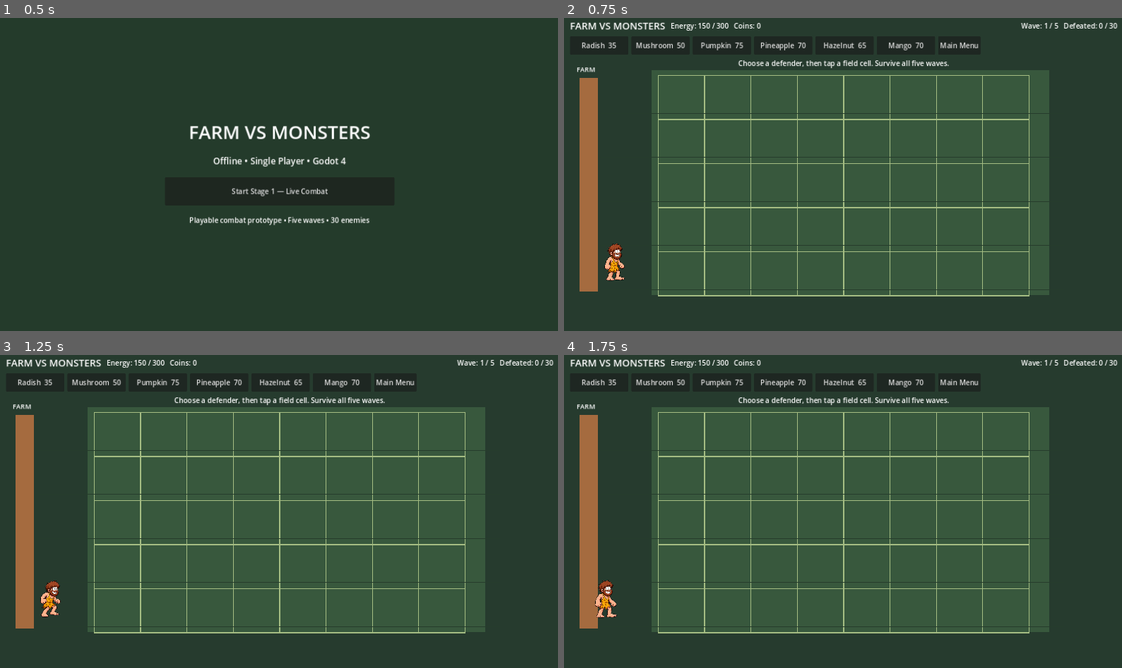
Above: before the commit, frames 1-4 (two rows, left to right).
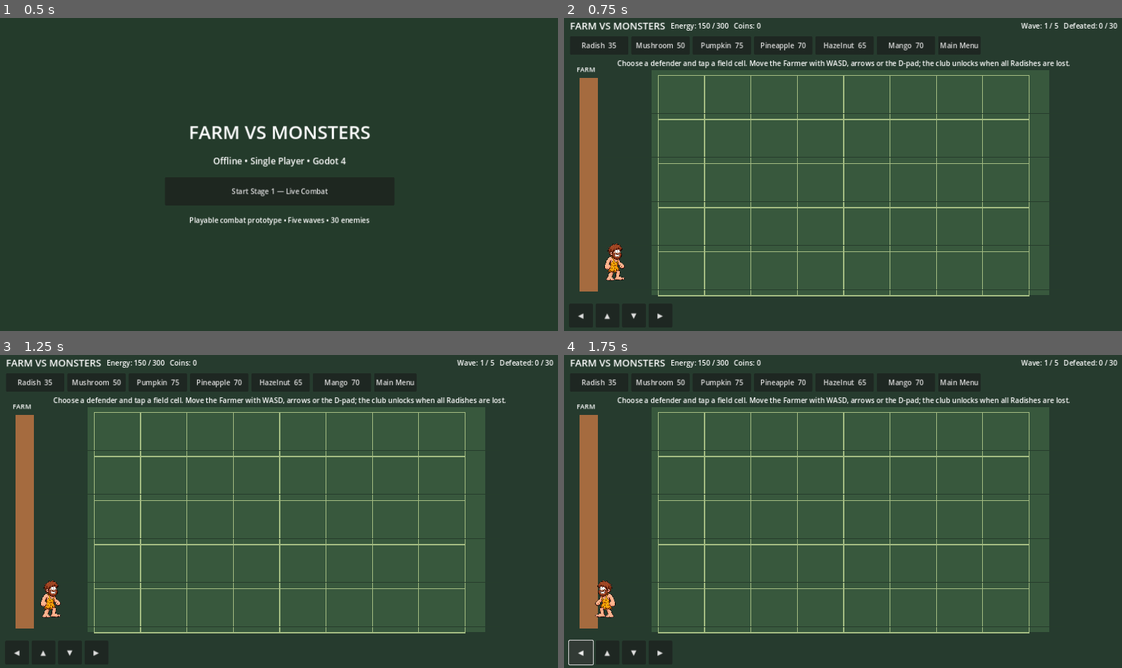
Above: after the commit, the same moments.

Repository: waelkamira/FarmVsMonsters
Game: Godot game, scene res://scenes/main.tscn
Two runs of this game, one before a commit and one after it. Both use one fixed random seed, a clock stepped at 60 frames per second and the inputs below.
Inputs (mouse positions are in pixels of both pictures, inside the frame that each line leads up to):
- Up to frame 1 (0.5 s): no input
- Up to frame 2 (0.75 s): click "Start Stage 1 — Live Combat" at 0.5 s
- Up to frame 3 (1.25 s): no input
- Up to frame 4 (1.75 s): click (580, 652) at 1.25 s, where only the run after the commit has a clickable "◀"

Frame 1 is identical in both runs. In frame 2, 1.0% of the frame differs, in the area x 2-91%, y 13-97%; in frame 3, 1.2%; in frame 4, 1.3%, in the area x 0-91%, y 13-100%.

Commit message:
Add Farmer movement controls and emergency club combat
Connect Farmer idle, walk, run and club attack sheets, add keyboard and touch D-pad movement, and port the emergency melee unlock and canonical damage/reach values.

Diff:
--- a/godot/scripts/live_battle.gd
+++ b/godot/scripts/live_battle.gd
@@ -11,6 +11,9 @@
 const CELL_WIDTH := 105.0
 const LANE_Y := [190.0, 290.0, 390.0, 490.0, 590.0]
 const HOUSE_X := 76.0
+const FARMER_MOVE_SPEED := 115.0
+const FARMER_CLUB_DAMAGE := 42.0
+const FARMER_CLUB_REACH := 112.0
 const PLANT_OPTIONS := ["radish", "mushroom", "pumpkin", "pineapple", "hazelnut", "mango"]
 const PLANT_TEXTURES := {
 	"radish": "res://assets/plants/radish-level-1.png",
@@ -48,6 +51,11 @@
 var wave_label: Label
 var rng := RandomNumberGenerator.new()
 var farmer_sprite: AnimatedSprite2D
+var attack_button: Button
+var has_planted_defender := false
+var farmer_is_moving := false
+var farmer_locomotion_animation := "idle"
+var farmer_touch_directions := {"left": false, "right": false, "up": false, "down": false}
 var sprite_frames_cache: Dictionary = {}
 var monster_sprite_frames: SpriteFrames
 
@@ -69,6 +77,7 @@
 		queue_redraw()
 		return
 	_update_projectiles(delta)
+	_update_farmer(delta)
 	_update_wave_progress()
 	_refresh_hud()
 	queue_redraw()
@@ -115,7 +124,8 @@
 	status_label.horizontal_alignment = HORIZONTAL_ALIGNMENT_CENTER
 	layout.add_child(status_label)
 	_refresh_hud()
-	status_label.text = "Choose a defender, then tap a field cell. Survive all five waves."
+	status_label.text = "Choose a defender and tap a field cell. Move the Farmer with WASD, arrows or the D-pad; the club unlocks when all Radishes are lost."
+	_build_farmer_controls()
 
 func _make_sheet_sprite(texture_path: String, columns: int, rows: int, fps: float,
 		sprite_scale: float, animate_all_frames: bool = false) -> AnimatedSprite2D:
@@ -199,12 +209,150 @@
 		sprite.queue_free()
 
 func _create_farmer_sprite() -> void:
-	farmer_sprite = _make_sheet_sprite(
-		"res://assets/characters/farmer/farmer-idle.png", 2, 2, 3.0, 0.25, true)
-	if farmer_sprite != null:
-		farmer_sprite.position = Vector2(112.0, 565.0)
-		farmer_sprite.z_index = 12
-		add_child(farmer_sprite)
+	var frames := SpriteFrames.new()
+	_append_sheet_animation(frames, "idle", "res://assets/characters/farmer/farmer-idle.png", 2, 2, 1.5, true)
+	_append_sheet_animation(frames, "walk", "res://assets/characters/farmer/farmer-walk.png", 8, 1, 6.0, true)
+	_append_sheet_animation(frames, "run", "res://assets/characters/farmer/farmer-run.png", 6, 1, 8.0, true)
+	_append_sheet_animation(frames, "attack", "res://assets/characters/farmer/farmer-attack.png", 6, 1, 8.0, false)
+	farmer_sprite = AnimatedSprite2D.new()
+	farmer_sprite.sprite_frames = frames
+	farmer_sprite.animation = "idle"
+	farmer_sprite.scale = Vector2.ONE * 0.25
+	farmer_sprite.position = Vector2(112.0, 565.0)
+	farmer_sprite.z_index = 12
+	farmer_sprite.animation_finished.connect(_on_farmer_animation_finished)
+	add_child(farmer_sprite)
+	farmer_sprite.play("idle")
+
+func _build_farmer_controls() -> void:
+	var control_row := HBoxContainer.new()
+	control_row.set_anchors_and_offsets_preset(Control.PRESET_BOTTOM_WIDE)
+	control_row.offset_left = 18.0
+	control_row.offset_right = -18.0
+	control_row.offset_top = -62.0
+	control_row.offset_bottom = -8.0
+	control_row.add_theme_constant_override("separation", 8)
+	add_child(control_row)
+	var directions := HBoxContainer.new()
+	directions.add_theme_constant_override("separation", 6)
+	control_row.add_child(directions)
+	var direction_buttons := [
+		["left", "◀"], ["up", "▲"], ["down", "▼"], ["right", "▶"]
+	]
+	for item in direction_buttons:
+		var direction: String = item[0]
+		var button := Button.new()
+		button.text = item[1]
+		button.custom_minimum_size = Vector2(54.0, 48.0)
+		button.button_down.connect(_set_farmer_touch_direction.bind(direction, true))
+		button.button_up.connect(_set_farmer_touch_direction.bind(direction, false))
+		directions.add_child(button)
+	var spacer := Control.new()
+	spacer.size_flags_horizontal = Control.SIZE_EXPAND_FILL
+	control_row.add_child(spacer)
+	attack_button = Button.new()
+	attack_button.text = "CLUB"
+	attack_button.custom_minimum_size = Vector2(112.0, 48.0)
+	attack_button.visible = false
+	attack_button.pressed.connect(_farmer_attack)
+	control_row.add_child(attack_button)
+
+func _set_farmer_touch_direction(direction: String, pressed: bool) -> void:
+	farmer_touch_directions[direction] = pressed
+
+func _on_farmer_animation_finished() -> void:
+	if farmer_sprite == null or not is_instance_valid(farmer_sprite):
+		return
+	if farmer_sprite.animation == "attack":
+		farmer_sprite.play(farmer_locomotion_animation)
+
+func _update_farmer(delta: float) -> void:
+	if farmer_sprite == null or not is_instance_valid(farmer_sprite):
+		return
+	var horizontal := 0.0
+	var vertical := 0.0
+	if Input.is_key_pressed(KEY_A) or Input.is_key_pressed(KEY_LEFT):
+		horizontal -= 1.0
+	if Input.is_key_pressed(KEY_D) or Input.is_key_pressed(KEY_RIGHT):
+		horizontal += 1.0
+	if Input.is_key_pressed(KEY_W) or Input.is_key_pressed(KEY_UP):
+		vertical -= 1.0
+	if Input.is_key_pressed(KEY_S) or Input.is_key_pressed(KEY_DOWN):
+		vertical += 1.0
+	var touch_moving := false
+	if farmer_touch_directions.left:
+		horizontal -= 1.0
+		touch_moving = true
+	if farmer_touch_directions.right:
+		horizontal += 1.0
+		touch_moving = true
+	if farmer_touch_directions.up:
+		vertical -= 1.0
+		touch_moving = true
+	if farmer_touch_directions.down:
+		vertical += 1.0
+		touch_moving = true
+	var movement := Vector2(horizontal, vertical)
+	if movement.length_squared() > 1.0:
+		movement = movement.normalized()
+	farmer_is_moving = movement.length_squared() > 0.001
+	if farmer_is_moving:
+		var move_speed := FARMER_MOVE_SPEED * (0.78 if touch_moving else 1.0)
+		farmer_sprite.position += movement * move_speed * delta
+		farmer_sprite.position.x = clampf(farmer_sprite.position.x, 105.0, 1010.0)
+		farmer_sprite.position.y = clampf(farmer_sprite.position.y, LANE_Y[0] - 22.0, LANE_Y[4] + 22.0)
+		if absf(movement.x) > 0.01:
+			farmer_sprite.scale.x = absf(farmer_sprite.scale.x) * signf(movement.x)
+		farmer_locomotion_animation = "walk" if touch_moving else "run"
+	else:
+		farmer_locomotion_animation = "idle"
+	if farmer_sprite.animation != "attack":
+		if farmer_sprite.animation != farmer_locomotion_animation:
+			farmer_sprite.play(farmer_locomotion_animation)
+
+func _farmer_can_attack() -> bool:
+	if not has_planted_defender:
+		return false
+	for plant in plants:
+		if plant.alive and plant.type == "radish":
+			return false
+	return true
+
+func _farmer_attack() -> void:
+	if game_state != "running":
+		return
+	if farmer_sprite == null or not is_instance_valid(farmer_sprite):
+		return
+	if not _farmer_can_attack():
+		status_label.text = "The club is an emergency defense. It unlocks after all planted Radishes are lost."
+		return
+	if farmer_sprite != null and is_instance_valid(farmer_sprite):
+		farmer_sprite.play("attack")
+	var nearest_row := 0
+	var nearest_lane_distance := INF
+	for row in range(Rules.BOARD_ROWS):
+		var lane_distance := absf(float(LANE_Y[row]) - farmer_sprite.position.y)
+		if lane_distance < nearest_lane_distance:
+			nearest_lane_distance = lane_distance
+			nearest_row = row
+	var target: Variant = Rules.select_farmer_melee_target(
+		monsters, nearest_row, farmer_sprite.position.x, FARMER_CLUB_REACH)
+	if target == null:
+		status_label.text = "No monster is close enough for the club."
+		return
+	target.hp = Rules.apply_hit_points_damage(
+		float(target.hp), FARMER_CLUB_DAMAGE * float(target.incoming_damage_multiplier)).hp
+	var target_sprite: Variant = target.get("sprite", null)
+	if target.hp <= 0.0:
+		target.alive = false
+		if target_sprite != null and is_instance_valid(target_sprite):
+			target_sprite.play("death")
+		defeated_total += 1
+		coins += Rules.ORDINARY_MONSTER_DEFEAT_COINS
+		status_label.text = "Club strike defeated a monster! +%d coins." % Rules.ORDINARY_MONSTER_DEFEAT_COINS
+	elif target_sprite != null and is_instance_valid(target_sprite):
+		target_sprite.play("hit")
+		status_label.text = "Club hit!"
 
 func _create_plant_sprite(plant_id: String) -> Node2D:
 	var texture_path: String = PLANT_TEXTURES.get(plant_id, "")
@@ -237,6 +385,10 @@
 	sprite.z_index = 14
 	return sprite
 
+func _unhandled_key_input(event: InputEvent) -> void:
+	if event is InputEventKey and event.pressed and not event.echo and event.keycode == KEY_SPACE:
+		_farmer_attack()
+
 func _select_plant(plant_id: String) -> void:
 	if game_state != "running":
 		return
@@ -272,6 +424,7 @@
 		add_child(plant_sprite)
 	plant["sprite"] = plant_sprite
 	plants.append(plant)
+	has_planted_defender = true
 	energy = int(placement.energy)
 	status_label.text = "%s planted in lane %d." % [selected_plant.capitalize(), row + 1]
 	_refresh_hud()
@@ -457,6 +610,8 @@
 		energy_label.text = "Energy: %d / %d   Coins: %d" % [energy, Rules.MAX_ENERGY, coins]
 	if is_instance_valid(wave_label):
 		wave_label.text = "Wave: %d / %d   Defeated: %d / 30" % [wave, Rules.WAVE_SIZES.size(), defeated_total]
+	if is_instance_valid(attack_button):
+		attack_button.visible = game_state == "running" and _farmer_can_attack()
 
 func _draw() -> void:
 	draw_rect(Rect2(Vector2.ZERO, get_viewport_rect().size), Color("#263b2e"), true)
--- a/godot/tests/test_asset_manifest.gd
+++ b/godot/tests/test_asset_manifest.gd
@@ -2,6 +2,9 @@
 
 const REQUIRED_TEXTURES := [
 	"res://assets/characters/farmer/farmer-idle.png",
+	"res://assets/characters/farmer/farmer-walk.png",
+	"res://assets/characters/farmer/farmer-run.png",
+	"res://assets/characters/farmer/farmer-attack.png",
 	"res://assets/characters/monsters/hyena/hyena-idle.png",
 	"res://assets/monsters/hyena/hyena-walk.png",
 	"res://assets/monsters/hyena/hyena-run.png",
Binary file added: godot/assets/characters/farmer/farmer-attack.png
Binary file added: godot/assets/characters/farmer/farmer-run.png
Binary file added: godot/assets/characters/farmer/farmer-walk.png
Not shown, changed: godot/ASSET_IMPORT.md
